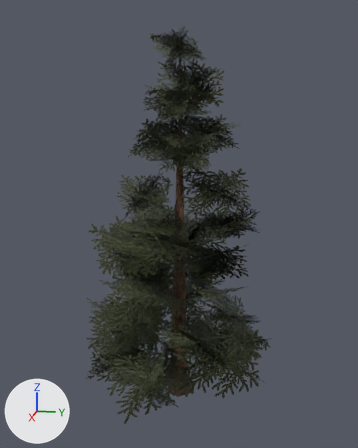
Renders of the glTF model assets/trees/spruce.glb from each side of a commit.
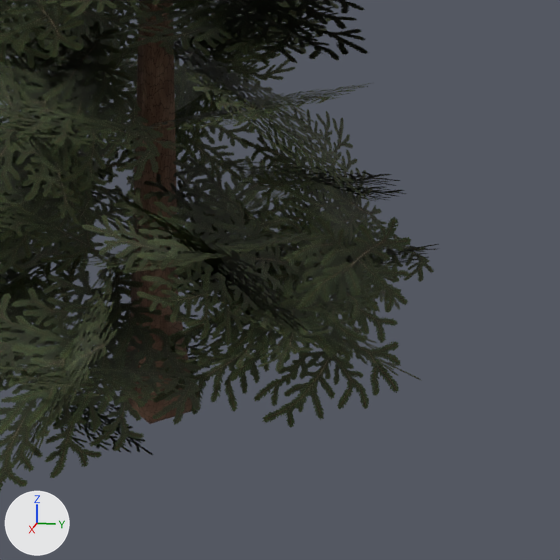
Each version appears first whole from a camera (50 mm lens) standing at (12.26, 2.41, 7.8) and looking at (0.22, 0.0, 4.79), and next in a close-up on the part from 36% to 87% of the width and 58% to 99% of the height. The lights are fixed; the arrows at lower left show +X, +Y and +Z. The older version's two pictures come first. Vertices at exactly the same position are counted once.

Names of what the first close-up shows: 'spruce_foliage', 'spruce_wood'.
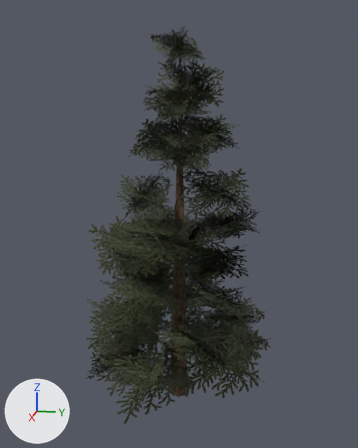
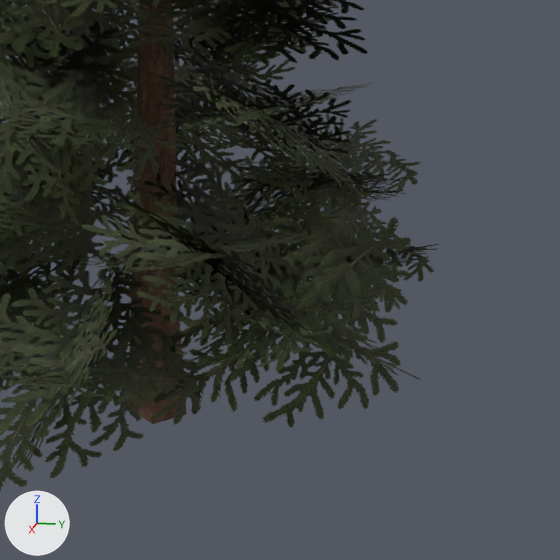
What changed in the scene script:
```text
Change mat_spruce_bark:
    remove n3 = _N.new('ShaderNodeMix'); n3.name = 'Mix.001'
    remove n3.data_type = 'RGBA'
    remove n3.blend_type = 'MULTIPLY'
    remove n3.inputs[0].default_value = 1.0  # 'Factor'
    remove n4 = _N.new('ShaderNodeVertexColor'); n4.name = 'Color Attribute'
    where n2 = _N.new('ShaderNodeMix'); n2.name = 'Mix'
    where n5 = _N.new('ShaderNodeTexImage'); n5.name = 'Image Texture'
    remove _L.new(n3.outputs[2], n2.inputs[6])  # 'Result' to 'A'
    remove _L.new(n4.outputs[0], n3.inputs[7])  # 'Color' to 'B'
    remove _L.new(n5.outputs[0], n3.inputs[6])  # 'Color' to 'A'
    add _L.new(n5.outputs[0], n2.inputs[6])  # 'Color' to 'A'
Change me_spruce_wood:
    used by ob_spruce_wood; location = (0.0, 0.0, 0.0)
    remove me_spruce_wood.from_pydata(...)  # 12 vertices, 15 faces; spans x -0.35..0.42, y -0.33..0.37, z -0.04..9.55
    add me_spruce_wood.from_pydata(...)  # 12 vertices, 15 faces; spans x -0.23..0.29, y -0.27..0.27, z -0.13..9.55
    me_spruce_wood part 1
    me_spruce_wood.vertices[0].co: (0.42, 0.0, -0.04) -> (0.29, 0.0, -0.13)  # pixel (149, 423) -> pixel (153, 424)
    me_spruce_wood.vertices[1].co: (0.12, 0.37, -0.03) -> (0.09, 0.27, -0.12)  # pixel (196, 409) -> pixel (186, 414)
    me_spruce_wood.vertices[2].co: (-0.3, 0.22, -0.03) -> (-0.23, 0.17, -0.11)
    me_spruce_wood.vertices[3].co: (-0.35, -0.26, -0.03) -> (-0.23, -0.17, -0.12)
    me_spruce_wood.vertices[4].co: (0.11, -0.33, -0.04) -> (0.09, -0.27, -0.13)
    me_spruce_wood.vertices[5].co: (0.42, 0.0, -0.04) -> (0.29, 0.0, -0.13)  # pixel (149, 423) -> pixel (153, 424)
    me_spruce_wood part 2: vertex colours changed
Change me_spruce_foliage:
    used by ob_spruce_foliage; location = (0.0, 0.0, 0.0)
    remove me_spruce_foliage.from_pydata(...)  # 360 vertices, 180 faces; spans x -2.98..3.47, y -2.72..2.6, z 0.01..9.56
    add me_spruce_foliage.from_pydata(...)  # 360 vertices, 180 faces; spans x -2.98..3.47, y -2.72..2.6, z 0.36..9.56
    me_spruce_foliage part 3
    me_spruce_foliage.vertices[20].co: (-0.47, 0.43, 0.01) -> (1.27, 0.18, 3.63)
    me_spruce_foliage.vertices[21].co: (-0.11, -0.66, 0.01) -> (1.18, 1.77, 3.63)  # pixel (92, 378) -> not seen
    me_spruce_foliage.vertices[22].co: (-0.79, -0.89, 0.26) -> (0.14, 1.71, 2.51)
    me_spruce_foliage.vertices[23].co: (-1.15, 0.21, 0.26) -> (0.21, 0.12, 2.53)  # pixel (202, 308) -> pixel (168, 147)
    me_spruce_foliage.vertices[336].co: (-0.18, -0.6, 0.01) -> (-0.88, 0.2, 1.71)  # not seen -> pixel (198, 184)
    me_spruce_foliage.vertices[337].co: (0.98, 0.19, 0.01) -> (0.5, 0.84, 1.71)
    me_spruce_foliage.vertices[338].co: (1.46, -0.51, 0.34) -> (-0.25, 2.45, 2.25)
    me_spruce_foliage.vertices[339].co: (0.3, -1.3, 0.34) -> (-1.62, 1.8, 2.28)
```

Changed parts and their boxes (x1, y1, x2, y2) in the close-ups (560 x 560 px; the box of a moved part takes in the faces that stretch with it):
'spruce_wood', reshaped
    before: (125, 0, 193, 424)
    after: (128, 0, 187, 424)
part 1 of me_spruce_wood, moved or reshaped
    before: (125, 299, 193, 424)
    after: (128, 299, 187, 424)
part 3 of me_spruce_foliage, moved or reshaped
    before: (40, 314, 210, 455)
    after: (158, 74, 420, 237)
